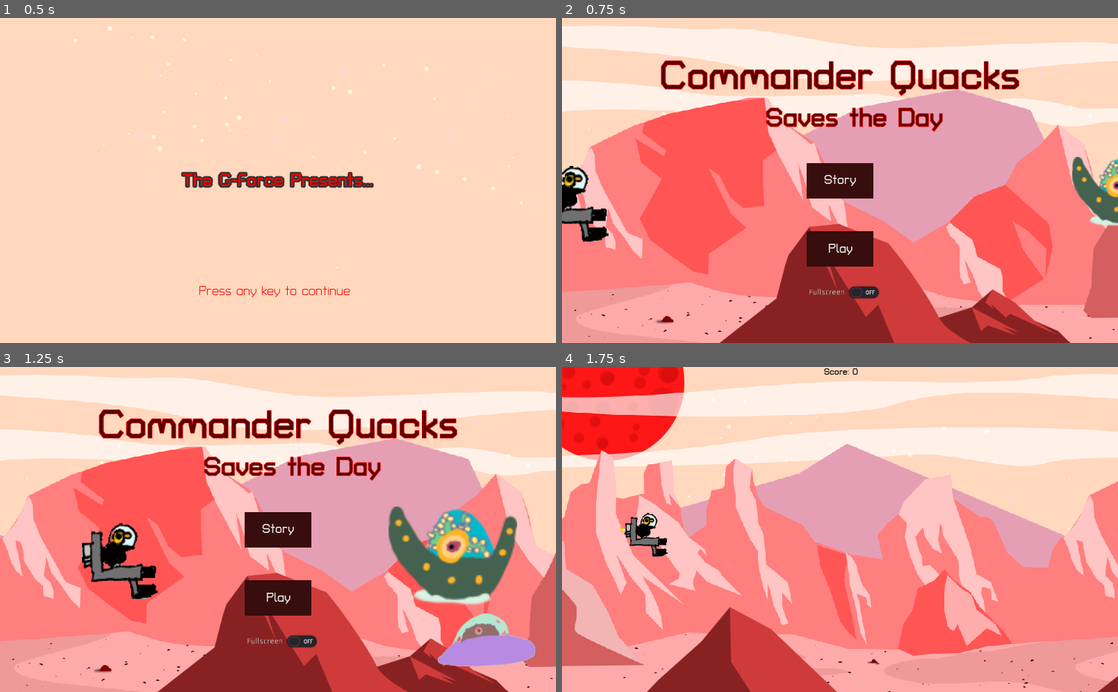
Above: before the commit, frames 1-4 (two rows, left to right).
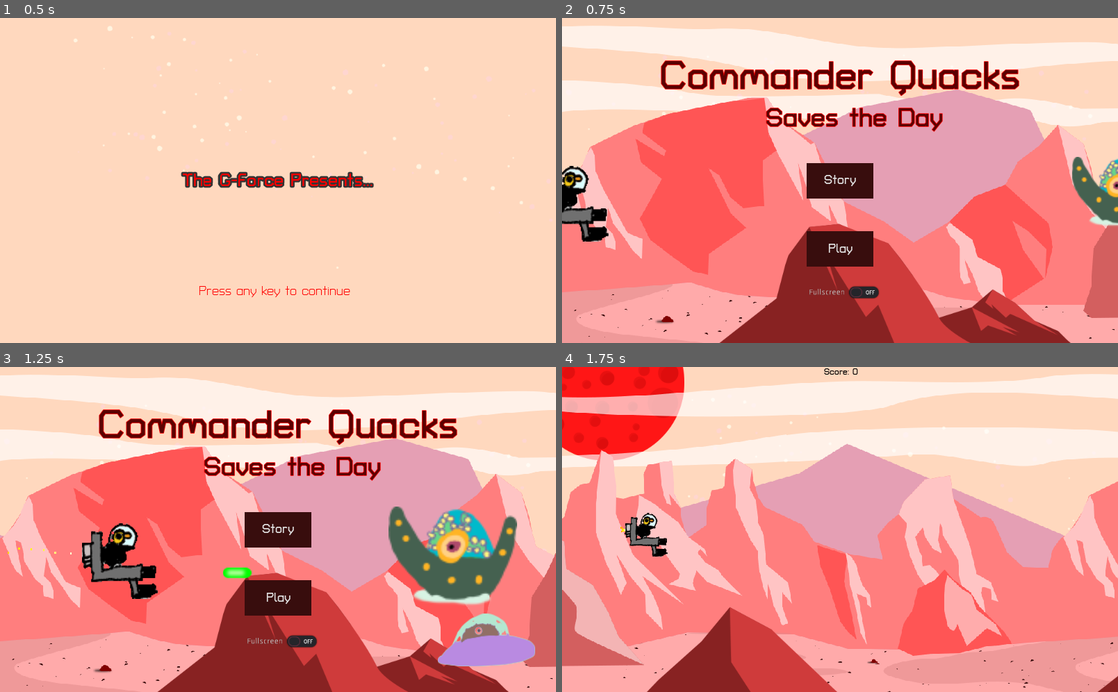
Above: after the commit, the same moments.

Repository: the-g-force/FamJam-January2021
Game: Godot game, scene res://src/SplashScreen.tscn
Two runs of this game, one before a commit and one after it. Both use one fixed random seed, a clock stepped at 60 frames per second and the inputs below.
Inputs (mouse positions are in pixels of both pictures, inside the frame that each line leads up to):
- Up to frame 1 (0.5 s): no input
- Up to frame 2 (0.75 s): tap Enter at 0.5 s; move the mouse to (962, 164) at 0.52 s; hold D (move_right) from 0.53 s (still down); tap Space (fire) at 0.6 s; click (962, 164) at 0.67 s
- Up to frame 3 (1.25 s): keep holding D (move_right)
- Up to frame 4 (1.75 s): release D (move_right) at 1.25 s; click "Play" at 1.25 s

Frame 1 is identical in both runs. In frame 2, 0.1% of the frame differs, in the area x 0-9%, y 45-69%; in frame 3, 0.3%, in the area x 1-46%, y 48-72%; in frame 4, nothing differs.

Commit message:
Add speech bubble to story animation and replace duck on main with jet duck

Diff:
--- a/project/src/MenuScene.tscn
+++ b/project/src/MenuScene.tscn
@@ -9,6 +9,7 @@
 [ext_resource path="res://assets/foreground.png" type="Texture" id=7]
 [ext_resource path="res://assets/bullet-blue.png" type="Texture" id=8]
 [ext_resource path="res://assets/bullet-yellow.png" type="Texture" id=9]
+[ext_resource path="res://src/JetDuck.tscn" type="PackedScene" id=10]
 [ext_resource path="res://assets/g1375.png" type="Texture" id=11]
 [ext_resource path="res://assets/image1920.png" type="Texture" id=12]
 
@@ -62,10 +63,10 @@
 tracks/0/imported = false
 tracks/0/enabled = true
 tracks/0/keys = {
-"times": PoolRealArray( 0, 1 ),
-"transitions": PoolRealArray( 1, 1 ),
-"update": 0,
-"values": [ Vector2( 80, -8 ), Vector2( 248.916, -10.9878 ) ]
+"times": PoolRealArray( 0, 0.3, 2 ),
+"transitions": PoolRealArray( 1, 1, 1 ),
+"update": 0,
+"values": [ Vector2( 4.56717, 13.7015 ), Vector2( 4.56717, 13.7015 ), Vector2( 470.419, 9.13436 ) ]
 }
 tracks/1/type = "value"
 tracks/1/path = NodePath("duck/bullet-yellow2:position")
@@ -268,19 +269,20 @@
 }
 
 [node name="image1942" type="Sprite" parent="."]
-position = Vector2( 816.704, 351.731 )
-scale = Vector2( 2.89979, 2.89979 )
+position = Vector2( 760, 360 )
+scale = Vector2( 3.14231, 3.14231 )
+z_index = 50
 texture = ExtResource( 3 )
 
 [node name="bullet-blue" type="Sprite" parent="image1942"]
 visible = false
-position = Vector2( -86.1807, 6.47975 )
+position = Vector2( -93.9564, 6.47975 )
 scale = Vector2( 0.404985, 0.404985 )
 texture = ExtResource( 8 )
 
 [node name="bullet-blue2" type="Sprite" parent="image1942"]
 visible = false
-position = Vector2( -138.018, 6.47975 )
+position = Vector2( -145.794, 6.47975 )
 scale = Vector2( 0.404985, 0.404985 )
 texture = ExtResource( 8 )
 
@@ -297,29 +299,31 @@
 texture = ExtResource( 8 )
 
 [node name="duck" type="Sprite" parent="."]
-position = Vector2( 278.065, 390.065 )
+position = Vector2( 248, 360 )
 scale = Vector2( 1.75163, 1.75163 )
+z_index = 20
 texture = ExtResource( 4 )
 
 [node name="bullet-yellow" type="Sprite" parent="duck"]
-visible = false
-position = Vector2( 215.133, -10.3902 )
+position = Vector2( 470.419, 9.13436 )
 texture = ExtResource( 9 )
 
 [node name="bullet-yellow2" type="Sprite" parent="duck"]
 visible = false
-position = Vector2( 278.142, -20.828 )
+position = Vector2( 305.677, -24.035 )
 texture = ExtResource( 9 )
 
 [node name="bullet-yellow3" type="Sprite" parent="duck"]
 visible = false
-position = Vector2( 413.658, -8.74265 )
+position = Vector2( 441.072, -8.92831 )
 texture = ExtResource( 9 )
 
 [node name="bullet-yellow4" type="Sprite" parent="duck"]
 visible = false
-position = Vector2( 545.683, -17.8657 )
+position = Vector2( 561.745, -18.6261 )
 texture = ExtResource( 9 )
+
+[node name="Node2D" parent="duck" instance=ExtResource( 10 )]
 
 [node name="Label" type="Label" parent="."]
 anchor_left = 0.5
@@ -354,8 +358,8 @@
 }
 
 [node name="image1920" type="Sprite" parent="."]
-position = Vector2( 1067.93, 174.64 )
-scale = Vector2( 0.712254, 0.712254 )
+position = Vector2( 936, 232 )
+scale = Vector2( 1.25, 1.25 )
 texture = ExtResource( 12 )
 
 [node name="g1375" type="Sprite" parent="."]
--- a/project/src/StoryScene.tscn
+++ b/project/src/StoryScene.tscn
@@ -8,6 +8,7 @@
 [ext_resource path="res://assets/g1375.png" type="Texture" id=6]
 [ext_resource path="res://fonts/Roboto-Regular.ttf" type="DynamicFontData" id=7]
 [ext_resource path="res://fonts/TurretRoad-Regular.ttf" type="DynamicFontData" id=8]
+[ext_resource path="res://assets/bubble.png" type="Texture" id=9]
 
 [sub_resource type="DynamicFont" id=1]
 font_data = ExtResource( 8 )
@@ -57,14 +58,26 @@
 tracks/3/imported = false
 tracks/3/enabled = true
 tracks/3/keys = {
-"times": PoolRealArray( 6.5, 9.8 ),
-"transitions": PoolRealArray( 1, 1 ),
+"times": PoolRealArray( 0, 6.5, 9.8 ),
+"transitions": PoolRealArray( 1, 1, 1 ),
 "update": 1,
-"values": [ true, false ]
+"values": [ false, true, false ]
+}
+tracks/4/type = "value"
+tracks/4/path = NodePath("bubble:visible")
+tracks/4/interp = 1
+tracks/4/loop_wrap = true
+tracks/4/imported = false
+tracks/4/enabled = true
+tracks/4/keys = {
+"times": PoolRealArray( 0, 6.5, 9.8 ),
+"transitions": PoolRealArray( 1, 1, 1 ),
+"update": 1,
+"values": [ false, true, false ]
 }
 
 [sub_resource type="DynamicFont" id=3]
-size = 32
+size = 28
 font_data = ExtResource( 7 )
 
 [node name="StoryScene" type="Node2D"]
@@ -105,33 +118,40 @@
 anims/Story = SubResource( 2 )
 
 [node name="copter" type="Sprite" parent="."]
-position = Vector2( -85.4676, 141.806 )
+position = Vector2( 392.162, 459.665 )
 scale = Vector2( -1, 1 )
 z_index = 50
 z_as_relative = false
 texture = ExtResource( 5 )
 
 [node name="JetDuck" parent="copter" instance=ExtResource( 2 )]
-position = Vector2( -290.661, 20.1775 )
+position = Vector2( -720.364, -186.423 )
 rotation = 3.14159
 scale = Vector2( 1, -1 )
 z_index = -1
 
 [node name="Alien" type="Sprite" parent="."]
-position = Vector2( 1122.32, 91.2495 )
+position = Vector2( -84.3763, 97.9237 )
 rotation = 3.14159
 scale = Vector2( 1, -1 )
 texture = ExtResource( 6 )
 
+[node name="bubble" type="Sprite" parent="."]
+visible = false
+position = Vector2( 755.986, 317.589 )
+texture = ExtResource( 9 )
+
 [node name="DuckSpeech" type="Label" parent="."]
 visible = false
-margin_left = 563.136
-margin_top = 225.439
-margin_right = 1020.14
-margin_bottom = 350.439
+margin_left = 548.0
+margin_top = 219.0
+margin_right = 982.0
+margin_bottom = 337.0
 custom_fonts/font = SubResource( 3 )
 custom_colors/font_color = Color( 0, 0, 0, 1 )
-text = "The aliens are taking over Mars! I must use my guns to stop them!"
+text = "The aliens are taking over Mars!
+I must use my guns to stop them!"
+valign = 2
 autowrap = true
 __meta__ = {
 "_edit_use_anchors_": false
Binary file added: project/assets/bubble.png
Not shown, added: project/assets/bubble.png.import
Not shown: 1 places in project/src/MenuScene.tscn that only renumber resources
Not shown: 1 places in project/src/StoryScene.tscn that only renumber resources
